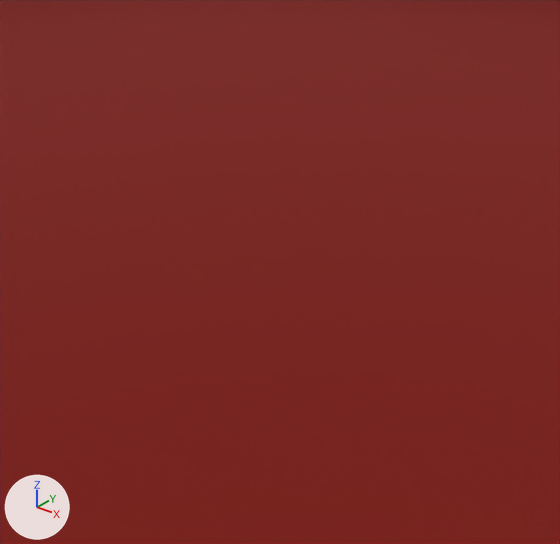
The Blender file Assets/Blenders/Models.blend: old version first, new version second.
Camera for both pictures: a 50 mm camera at (2.62, -3.35, 1.8) aimed at (0.03, -0.11, -0.21). The axes (+X, +Y, +Z) are drawn at lower left. The lights are the same throughout. The picture after the commit comes second. Objects named as collision shapes, trigger or cutter boxes, shadow casters or lower levels of detail are left out.

Names of what the first picture shows: 'Tray'.
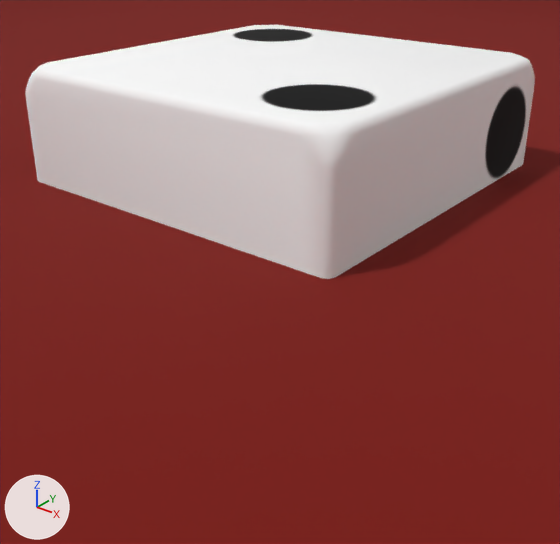
Diff of the bpy script that builds the scene:
```diff
--- a/Assets/Blenders/Models.blend.py
+++ b/Assets/Blenders/Models.blend.py
@@ ob_cube_006 @@
+ob_cube_006 = bpy.data.objects.new('Cube.006', me_cube.copy())  # the mesh of ob_cube
+ob_cube_006.location = (0.0, 0.0, 0.0)
```

Where the change shows, as pixel boxes [x1, y1, x2, y2] in the pictures (560 x 544 px):
'Cube.006', added: after [25, 25, 535, 279]
    faces in mat_material_001: [27, 25, 535, 278]
    faces in mat_material (white #ffffff): [25, 54, 535, 279]
